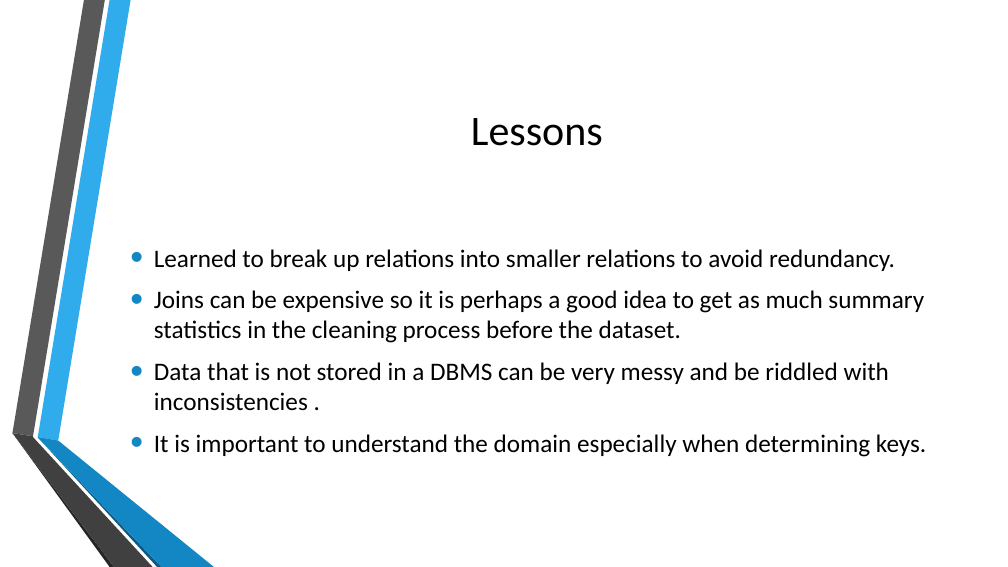
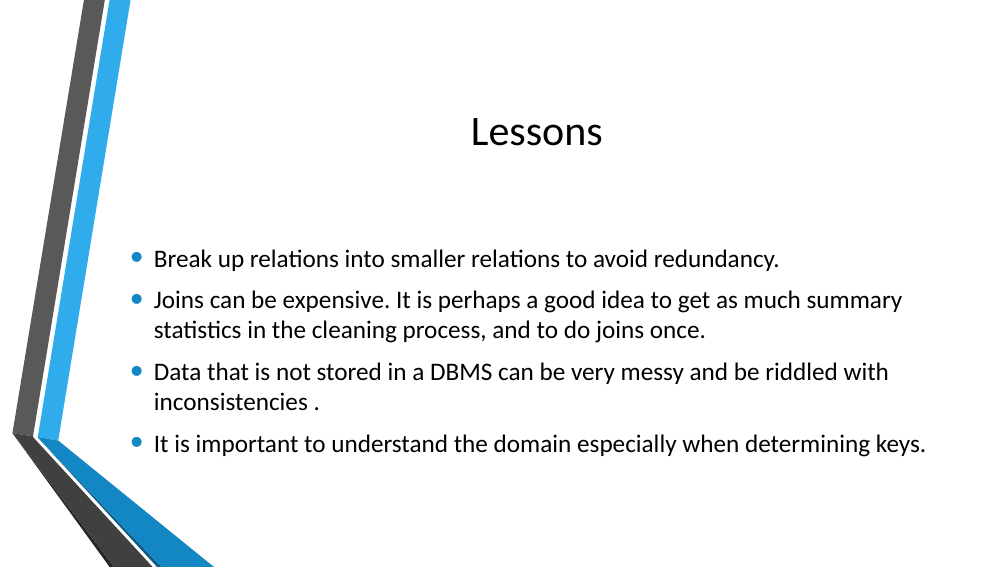
Before and after one commit to SagnikAdusumilli/CSC343-Project, a slide deck: slide 6 of Public Transport in Toronto.pptx. Drawn at 1008x567 pixels with LibreOffice and Linux fonts; fonts in the diff are those of the drawing; background and template pictures are left out. Boxes give left, top, right and bottom in pixels: in the first picture for what was removed or moved away, otherwise in the second. Text is boxed around its words. In the diff, an @@ line names an element or a change of style, - is before the commit and + after.

Commit message:
latest ppt update

```diff
--- a/Public Transport in Toronto.pptx
+++ b/Public Transport in Toronto.pptx
@@ text at box(154, 249, 903, 343): text changed @@
-• Learned to break up relations into smaller relations to avoid redundancy.
-• Joins can be expensive so it is perhaps a good idea to get as much summary statistics in the cleaning process before the dataset.
+• Break up relations into smaller relations to avoid redundancy.
+• Joins can be expensive. It is perhaps a good idea to get as much summary statistics in the cleaning process, and to do joins once.
```
Also in this commit, not shown: 1 other slide changed.
